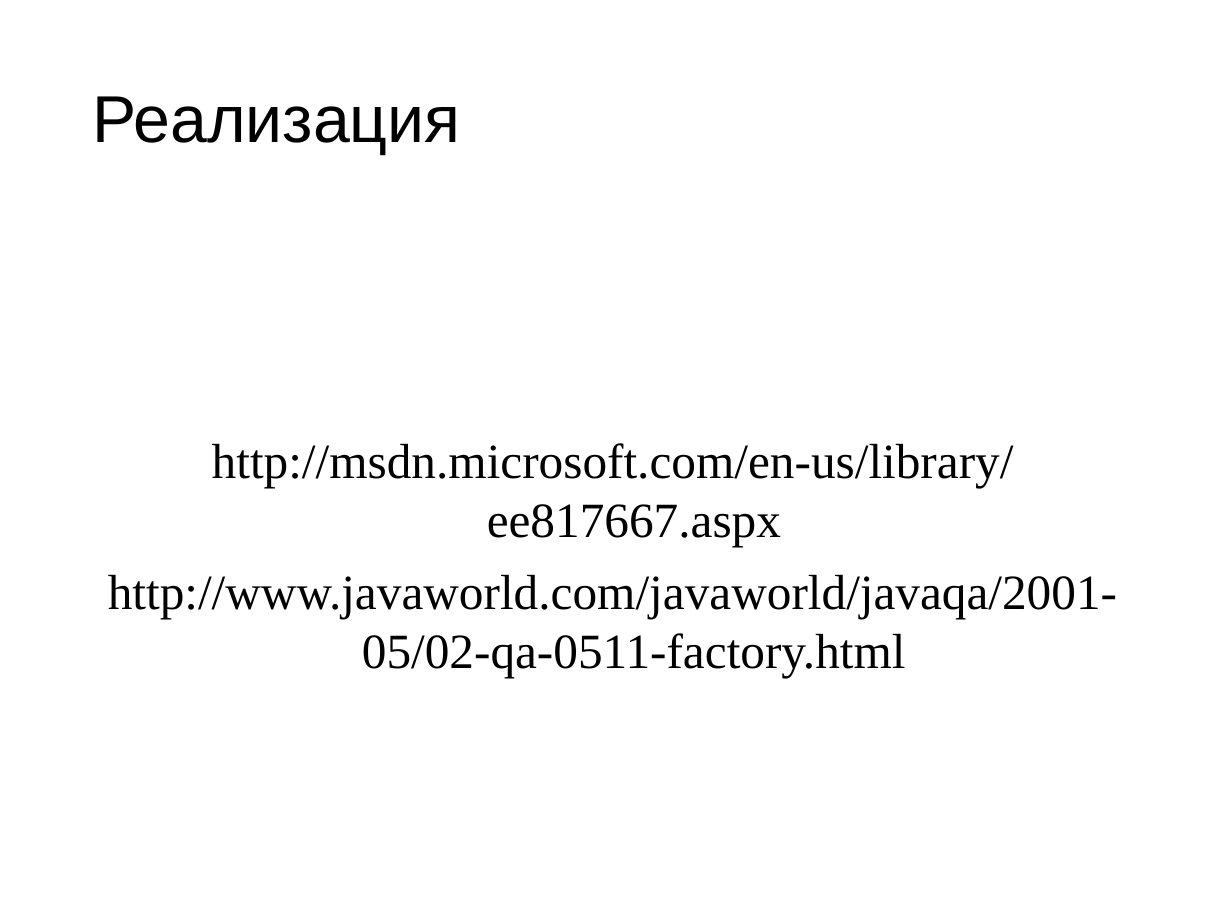
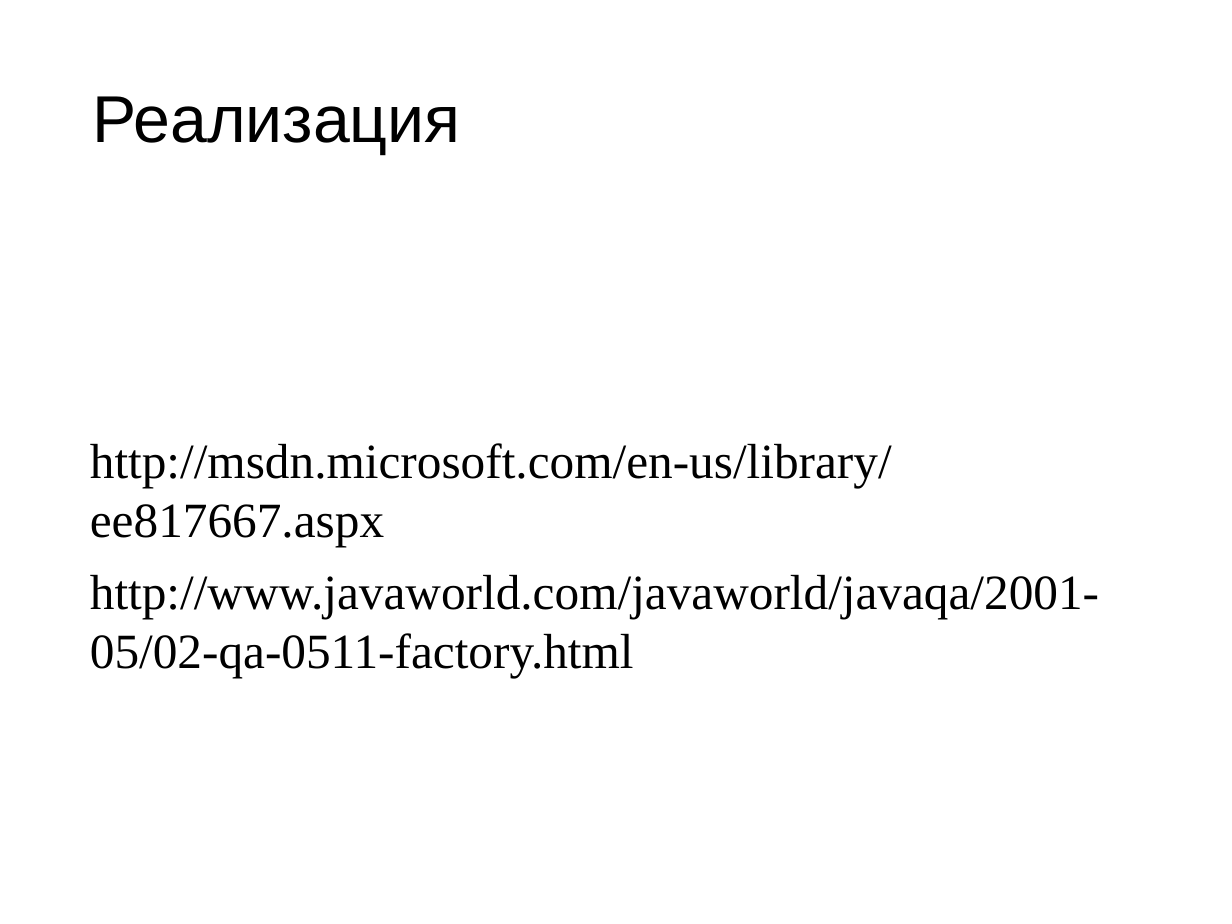
Before and after one commit to uamartins/design-patterns-book, a slide deck: slide 4 of resources/Chapter-08-Factory-Method/Chapter-08-Factory Method-Presentation.ppt. Drawn at 1232x924 pixels with LibreOffice and Linux fonts; fonts in the diff are those of the drawing. Boxes give left, top, right and bottom in pixels: in the first picture for what was removed or moved away, otherwise in the second. Text is boxed around its words. In the diff, an @@ line names an element or a change of style, - is before the commit and + after.

```diff
--- a/resources/Chapter-08-Factory-Method/Chapter-08-Factory Method-Presentation.ppt
+++ b/resources/Chapter-08-Factory-Method/Chapter-08-Factory Method-Presentation.ppt
@@ subtitle "http://msdn.microsoft.com/en-us/library/ee817667.aspx" at box(90, 443, 1099, 679): alignment centre to left; indent changed @@
```
Also in this commit, not shown: 1 other file.
